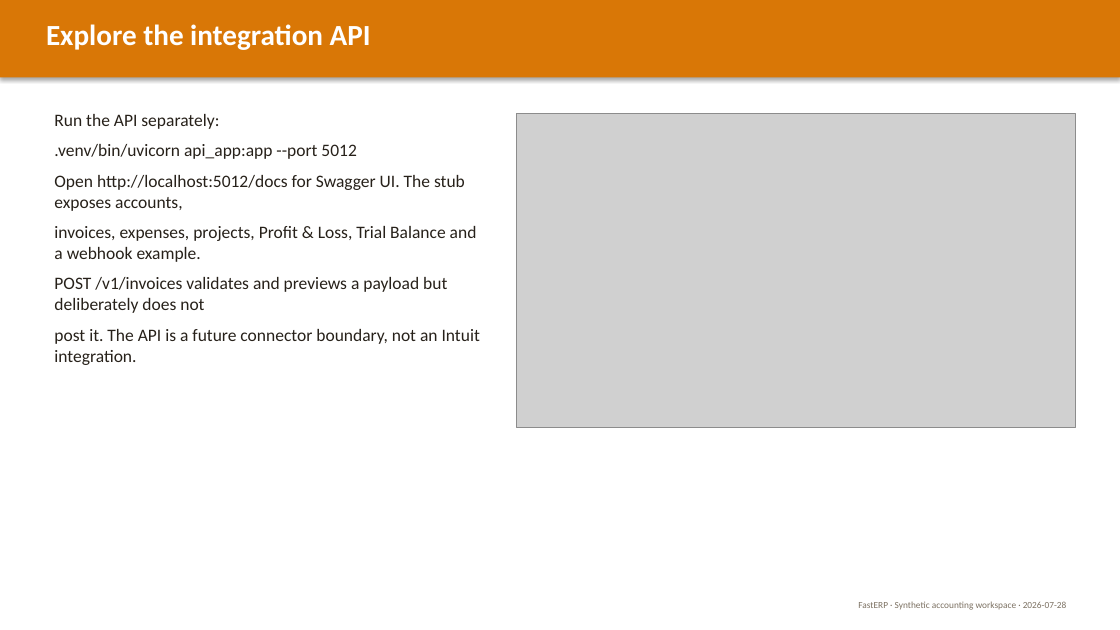
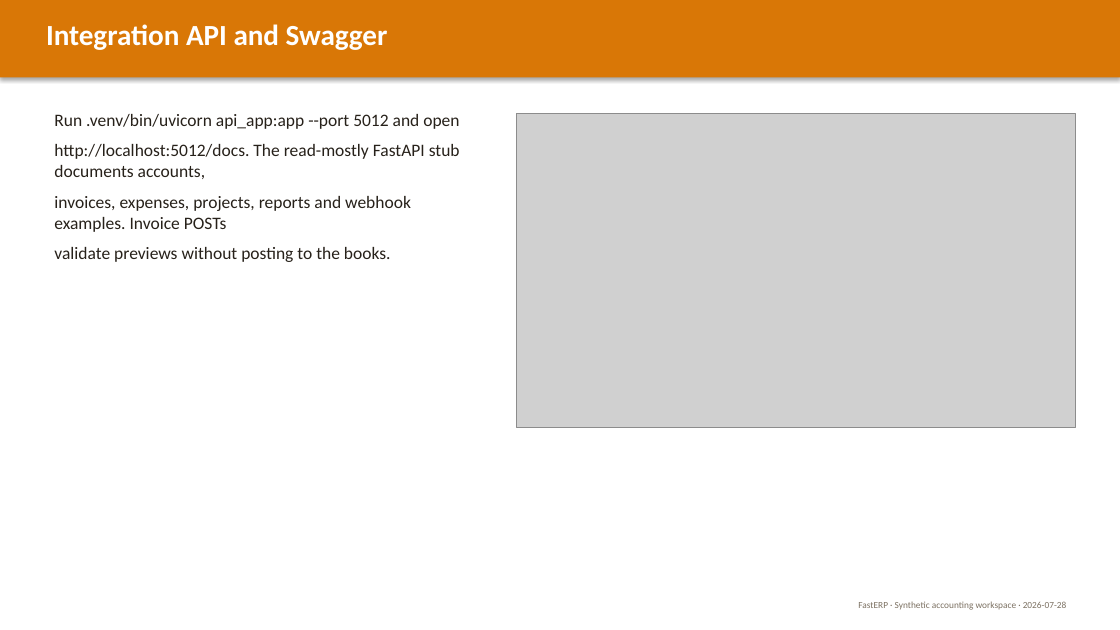
Before and after one commit to predictivelabsai/FastERP, a slide deck: slide 17 of docs/FastERP_user_guide_2026-07-28.pptx (slide 10 before the commit). Drawn at 1120x630 pixels with LibreOffice and Linux fonts; fonts in the diff are those of the drawing; grey boxes stand for pictures. Boxes give left, top, right and bottom in pixels: in the first picture for what was removed or moved away, otherwise in the second. Text is boxed around its words. In the diff, an @@ line names an element or a change of style, - is before the commit and + after.

```diff
--- a/docs/FastERP_user_guide_2026-07-28.pptx
+++ b/docs/FastERP_user_guide_2026-07-28.pptx
@@ text at [46, 24, 388, 50]: text changed @@
-Explore the integration API
+Integration API and Swagger
@@ text at [54, 114, 460, 262]: text changed @@
-Run the API separately:
-.venv/bin/uvicorn api_app:app --port 5012
-Open http://localhost:5012/docs for Swagger UI. The stub exposes accounts,
-invoices, expenses, projects, Profit & Loss, Trial Balance and a webhook example.
-POST /v1/invoices validates and previews a payload but deliberately does not
-post it. The API is a future connector boundary, not an Intuit integration.
+Run .venv/bin/uvicorn api_app:app --port 5012 and open
+http://localhost:5012/docs. The read-mostly FastAPI stub documents accounts,
+invoices, expenses, projects, reports and webhook examples. Invoice POSTs
+validate previews without posting to the books.
```
Also in this commit, not shown: 8 other slides changed, 8 slides added, 2 slides removed, 27 other files.
